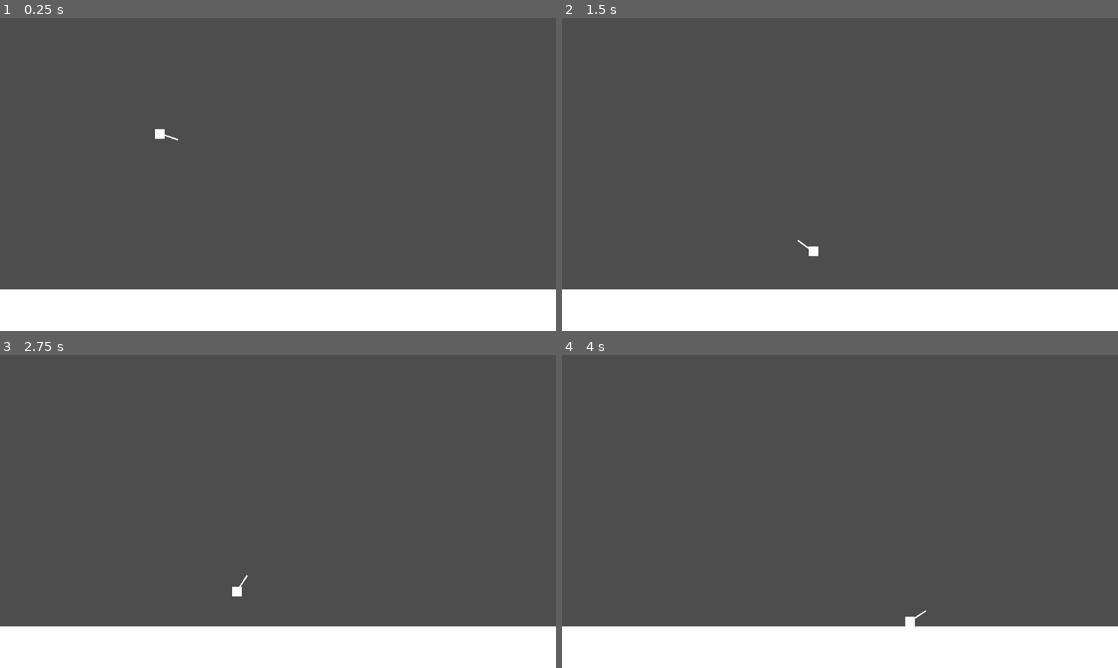
Above: before the commit, frames 1-4 (two rows, left to right).
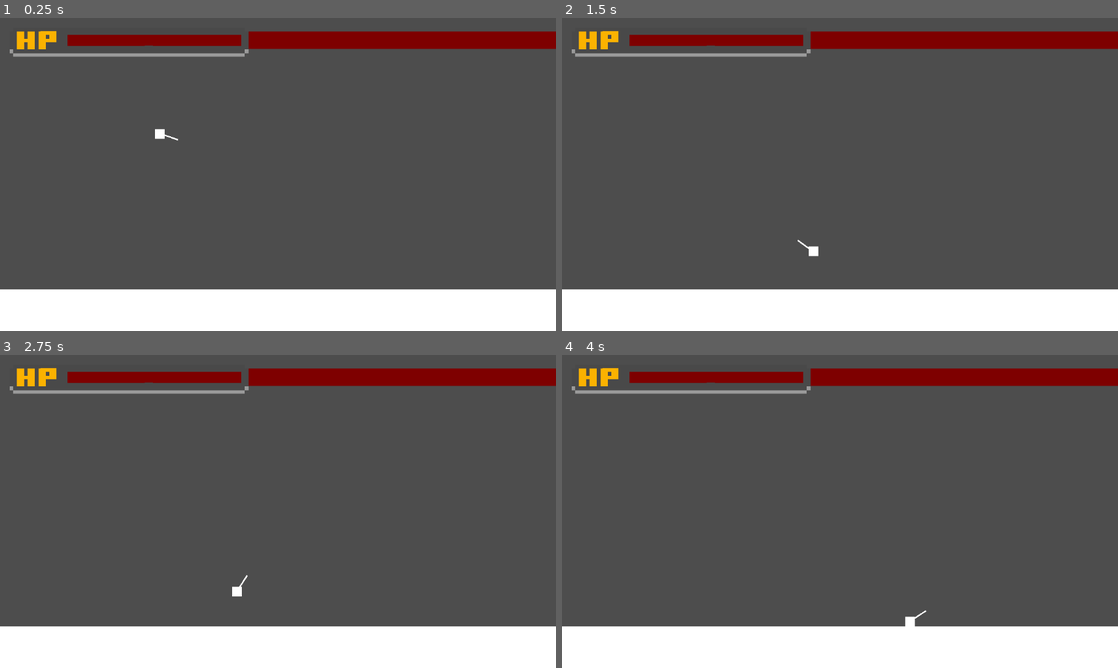
Above: after the commit, the same moments.

Repository: Audxius/Blaze-runner
Game: Godot game, scene res://Scenes/Level1.tscn
Same seed, same stepped clock (60 frames per second), same inputs: the game is played once before the commit and once after it.
Inputs (mouse positions are in pixels of both pictures, inside the frame that each line leads up to):
- Up to frame 1 (0.25 s): no input
- Up to frame 2 (1.5 s): tap Enter (enter) at 0.5, 0.6 s; move the mouse to (962, 158) at 0.52 s; hold G 0.53-1.28 s; hold D from 0.53 s (still down); tap Space at 1.25 s; move the mouse to (728, 190) at 1.27 s; tap G at 1.35 s
- Up to frame 3 (2.75 s): tap Enter (enter) at 1.55, 2.1 s; move the mouse to (333, 442) at 2.02 s; release D at 2.03 s; hold A from 2.03 s (still down); hold G from 2.03 s (still down)
- Up to frame 4 (4 s): move the mouse to (812, 574) at 2.77 s; release A at 2.78 s; release G at 2.78 s; hold D from 2.78 s (still down); click (812, 574) at 2.85 s; tap Enter (enter) at 3.05 s; move the mouse to (1006, 558) at 3.52 s; hold G from 3.53 s (still down)

The runs differ from the first frame. In frame 1, 5.1% of the frame differs, in the area x 1-100%, y 4-13%; in frame 2, 5.1%; in frame 3, 5.1%; in frame 4, 5.1%.

Commit message:
hp bar wip

Diff:
--- a/Scenes/Player.tscn
+++ b/Scenes/Player.tscn
@@ -1,6 +1,8 @@
-[gd_scene load_steps=4 format=3 uid="uid://buwt6ljlkp7c2"]
+[gd_scene load_steps=6 format=3 uid="uid://buwt6ljlkp7c2"]
 
 [ext_resource type="Script" path="res://Scenes/Player.gd" id="1_lpi2i"]
+[ext_resource type="Script" path="res://Scenes/hp.gd" id="2_7yimy"]
+[ext_resource type="Texture2D" uid="uid://b1lyi4f7k4mxo" path="res://hp.png" id="2_wek1a"]
 
 [sub_resource type="RectangleShape2D" id="RectangleShape2D_ffpd2"]
 
@@ -32,3 +34,19 @@
 offset_top = -2.0
 offset_right = 40.0
 offset_bottom = 1.0
+
+[node name="CanvasLayer" type="CanvasLayer" parent="."]
+
+[node name="ColorRect" type="ColorRect" parent="CanvasLayer"]
+offset_left = 139.0
+offset_top = 28.0
+offset_right = 503.275
+offset_bottom = 65.0
+scale = Vector2(1, 0.975)
+color = Color(0.494118, 0, 0, 1)
+script = ExtResource("2_7yimy")
+
+[node name="Sprite2D" type="Sprite2D" parent="CanvasLayer"]
+position = Vector2(271, 50)
+scale = Vector2(7.5, 7.5)
+texture = ExtResource("2_wek1a")
--- /dev/null
+++ b/Scenes/hp.gd
@@ -0,0 +1,17 @@
+extends ColorRect
+
+var hp = 1000;
+
+
+# Called when the node enters the scene tree for the first time.
+func _ready():
+	pass # Replace with function body.
+
+
+# Called every frame. 'delta' is the elapsed time since the previous frame.
+func _process(delta):
+	print(hp)
+	scale.x = hp*0.01
+	if Input.is_key_pressed(KEY_G):
+		if hp>=0:
+			hp-=1
--- a/Title screen.tscn
+++ b/Title screen.tscn
@@ -2,7 +2,6 @@
 
 [ext_resource type="Script" path="res://Title screen.gd" id="1_2ca58"]
 [ext_resource type="Texture2D" uid="uid://bh36jgf4mg688" path="res://Scenes/Title screen/background.png" id="1_nyfiq"]
-[ext_resource type="PackedScene" uid="uid://dpo75klo2nn18" path="res://Scenes/LevelSelectScreen/LevelSelectScene.tscn" id="2_jdlgq"]
 [ext_resource type="Texture2D" uid="uid://phxyo88iwt2d" path="res://Scenes/Title screen/title.png" id="2_mnoa6"]
 [ext_resource type="PackedScene" uid="uid://dpo75klo2nn18" path="res://Scenes/LevelSelectScreen/LevelSelectScene.tscn" id="2_u3mws"]
 [ext_resource type="Texture2D" uid="uid://n318ggsh2vn4" path="res://Scenes/Title screen/guy.png" id="3_myigp"]
Binary file added: hp.png
Not shown, added: hp.png.import
